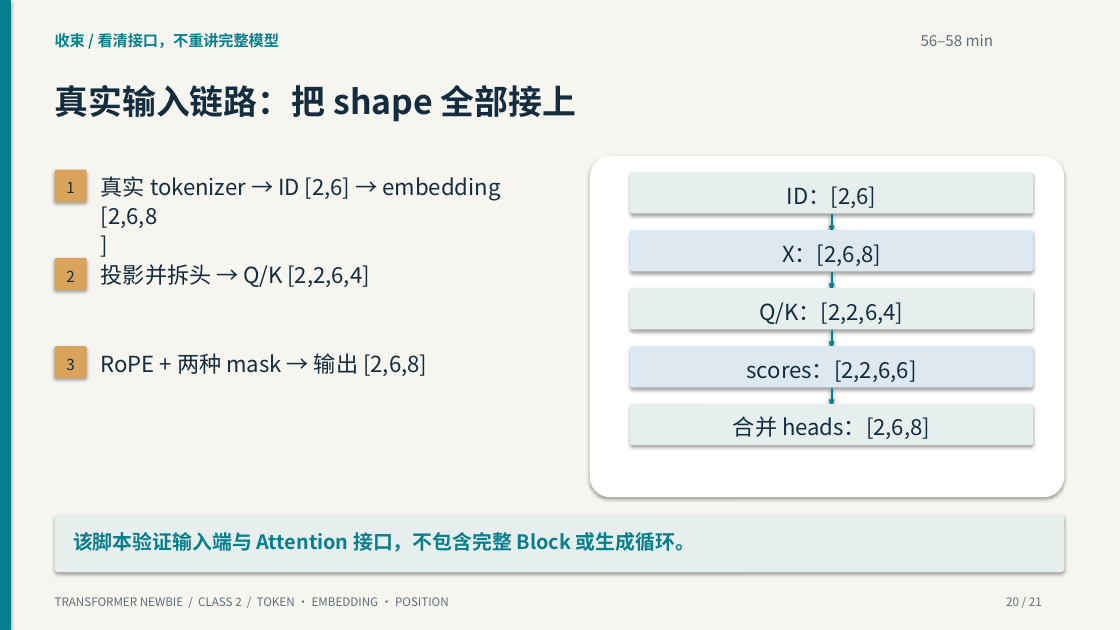
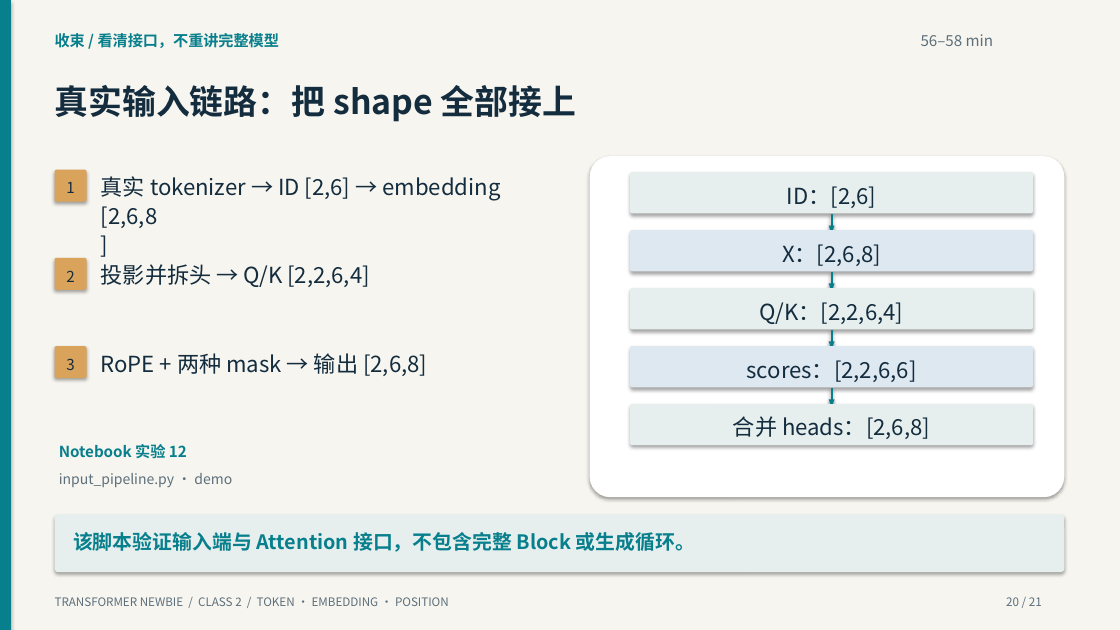
Before and after one commit to yangzy723/Transformer-Newbie, a slide deck: slide 20 of class2/class2_tokens_embeddings_positions.pptx. Drawn at 1120x630 pixels with LibreOffice and Linux fonts; fonts in the diff are those of the drawing. Boxes give left, top, right and bottom in pixels: in the first picture for what was removed or moved away, otherwise in the second. Text is boxed around its words. In the diff, an @@ line names an element or a change of style, - is before the commit and + after.

```diff
--- a/class2/class2_tokens_embeddings_positions.pptx
+++ b/class2/class2_tokens_embeddings_positions.pptx
@@ text added at <box>59,444,187,458</box>, 13 pt, text #087F8C, bold @@
+Notebook 实验 12
@@ text added at <box>59,473,232,487</box>, 12 pt, text #5C6F7B @@
+input_pipeline.py · demo
```
Also in this commit, not shown: 17 other slides changed, 41 other files.
